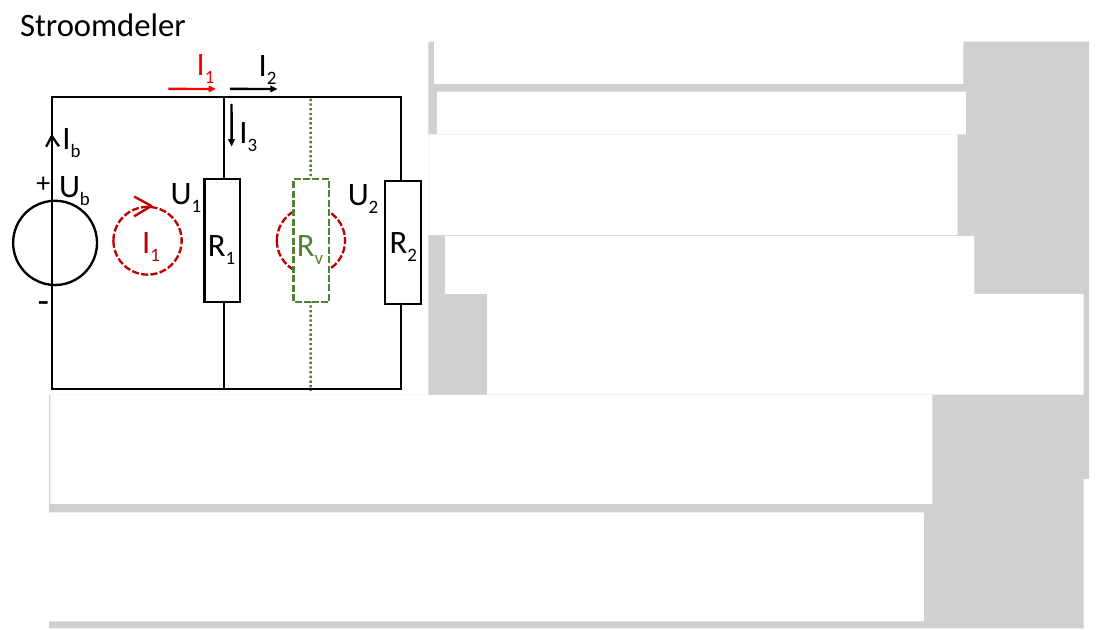
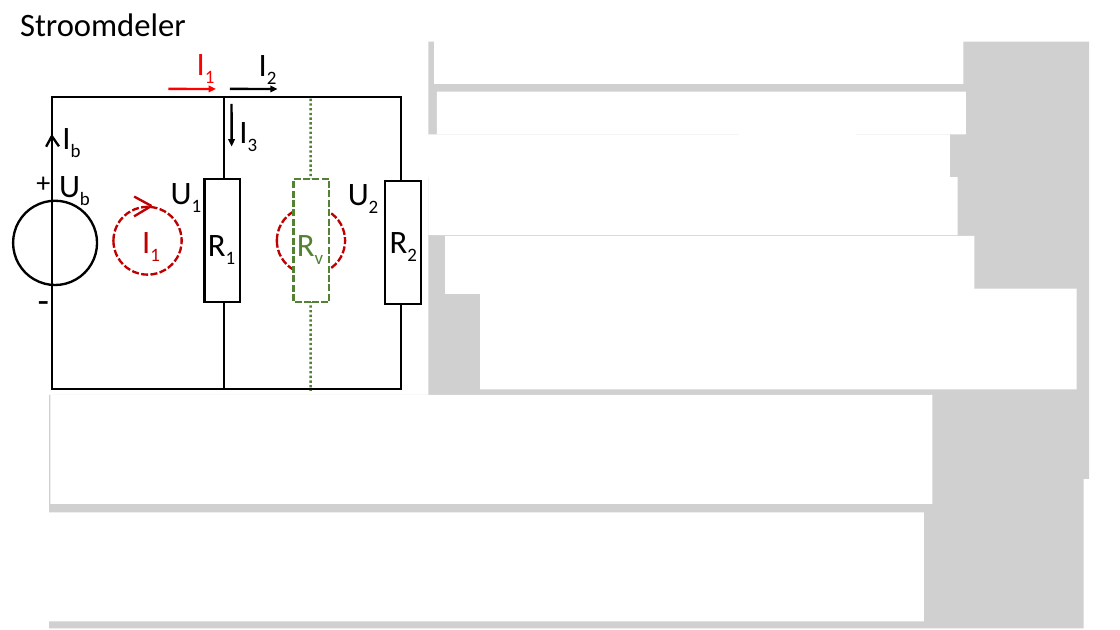
Before and after one commit to QQuick/Wiztech, a slide deck: slide 9 of module_5_circuit_analyse/electriciteit_1.odp. Drawn at 1120x630 pixels with LibreOffice and Linux fonts; fonts in the diff are those of the drawing; grey boxes stand for pictures. Boxes give left, top, right and bottom in pixels: in the first picture for what was removed or moved away, otherwise in the second. Text is boxed around its words. In the diff, an @@ line names an element or a change of style, - is before the commit and + after.

```diff
--- a/module_5_circuit_analyse/electriciteit_1.odp
+++ b/module_5_circuit_analyse/electriciteit_1.odp
@@ rectangle: place and size @@
-rectangle at (429,134,958,177)
+rectangle at (421,134,950,177)
@@ rectangle: place and size @@
-rectangle at (487,294,1084,395)
+rectangle at (481,289,1077,390)
```
Also in this commit, not shown: 1 other slide changed, 2 other files.
